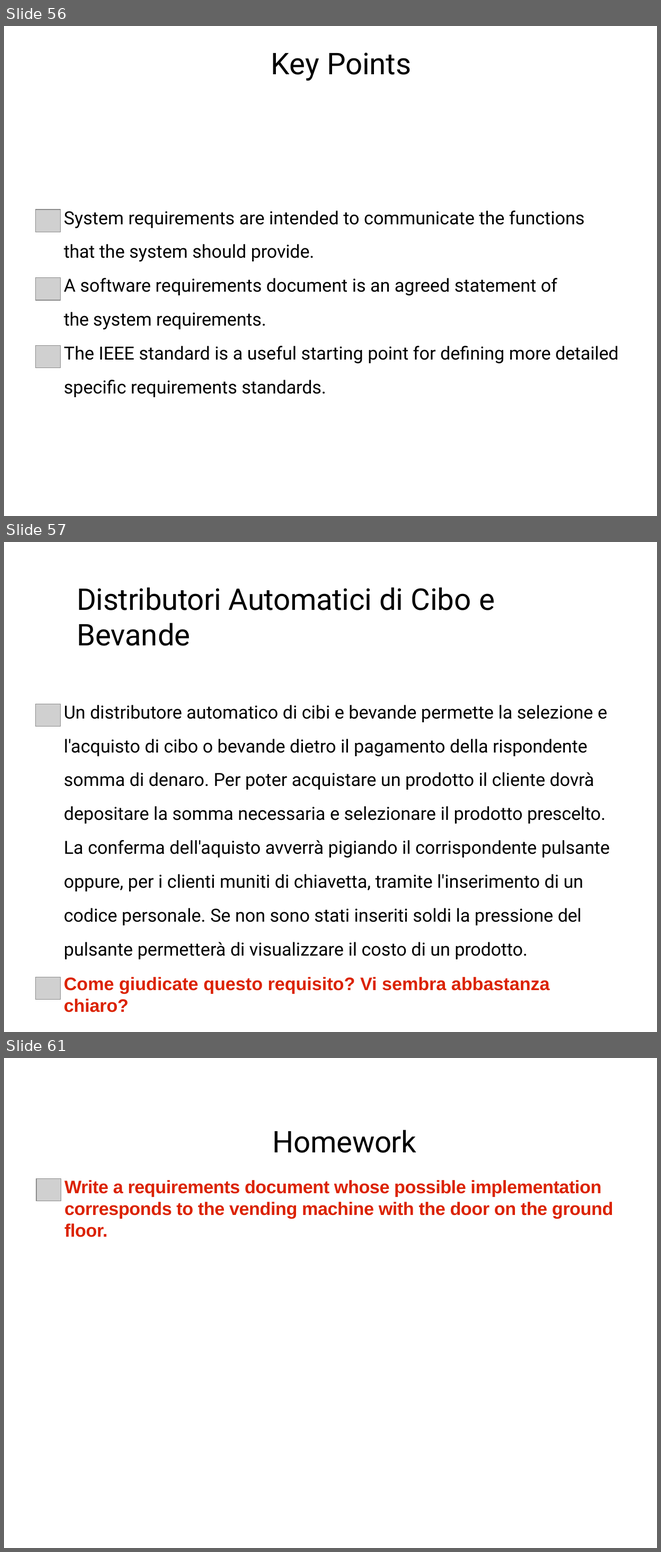
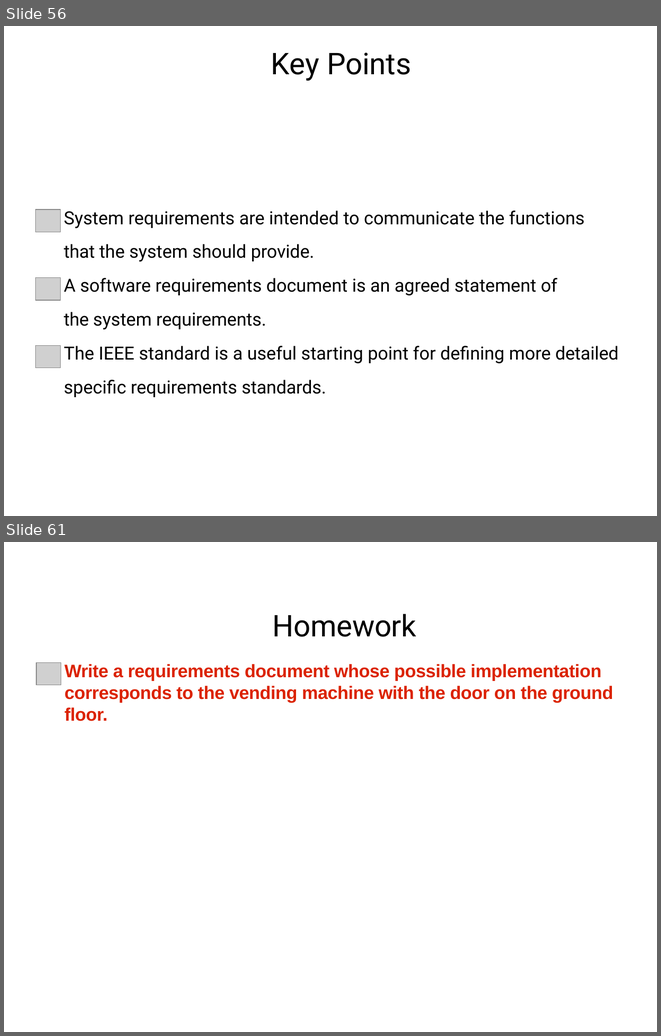
Before and after one commit to mutanganajoseph/Documents, a slide deck: auca/Sem-3/softwareEngineering/Lecture/Lecture 4 Requirements.pptx. Shown one above the other, each under a label of ours: slides 56, 57 and 61 before the commit, slides 56 and 61 after it; the slides between them are not shown. The pictures are 661x1552 and 661x1036 pixels, drawn with LibreOffice and Linux fonts; fonts in the diff are those of the drawing; grey boxes stand for pictures. Boxes give left, top, right and bottom in pixels: in the first picture for what was removed or moved away, otherwise in the second. Text is boxed around its words. In the diff, an @@ line names an element or a change of style, - is before the commit and + after.

```diff
--- a/auca/Sem-3/softwareEngineering/Lecture/Lecture 4 Requirements.pptx
+++ b/auca/Sem-3/softwareEngineering/Lecture/Lecture 4 Requirements.pptx
@@ slide 57 removed at [4,542,657,1032], background #FFFFFF @@
@@ title removed at [77,587,495,646] @@
-Distributori Automatici di Cibo e Bevande
@@ picture removed at [35,704,60,726] @@
@@ text removed at [64,705,610,993] @@
-Un distributore automatico di cibi e bevande permette la selezione e l'acquisto di cibo o bevande dietro il pagamento della rispondente somma di denaro. Per poter acquistare un prodotto il cliente dovrà depositare la somma necessaria e selezionare il prodotto prescelto. La conferma dell'aquisto avverrà pigiando il corrispondente pulsante oppure, per i clienti muniti di chiavetta, tramite l'inserimento di un codice personale. Se non sono stati inseriti soldi la pressione del pulsante permetterà di visualizzare il costo di un prodotto.
-Come giudicate questo requisito? Vi sembra abbastanza chiaro?
@@ picture removed at [35,977,60,1000] @@
```
Also in this commit, not shown: 4 slides changed, 4 slides added, 3 other slides removed, 13 other files.
